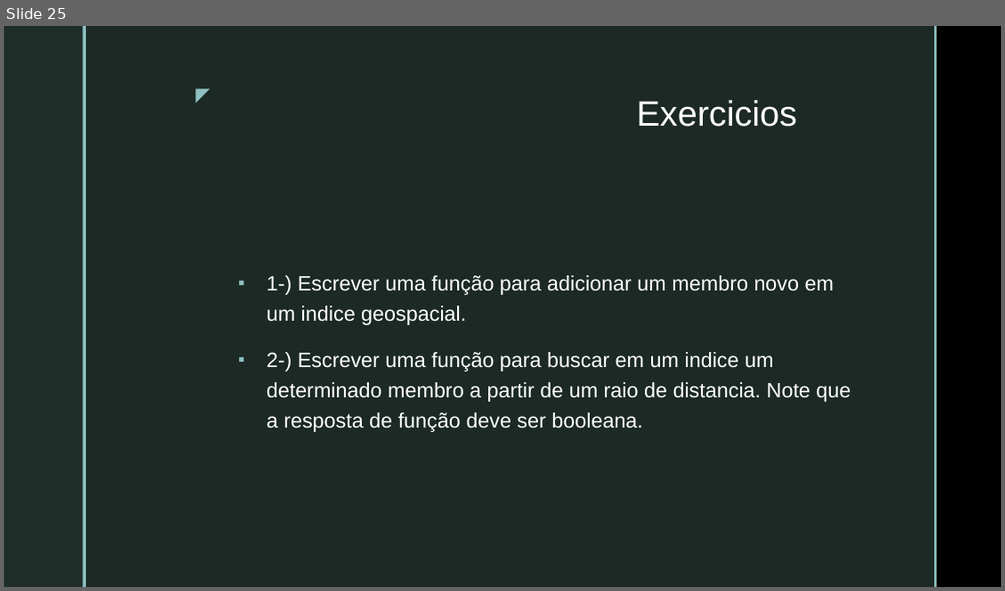
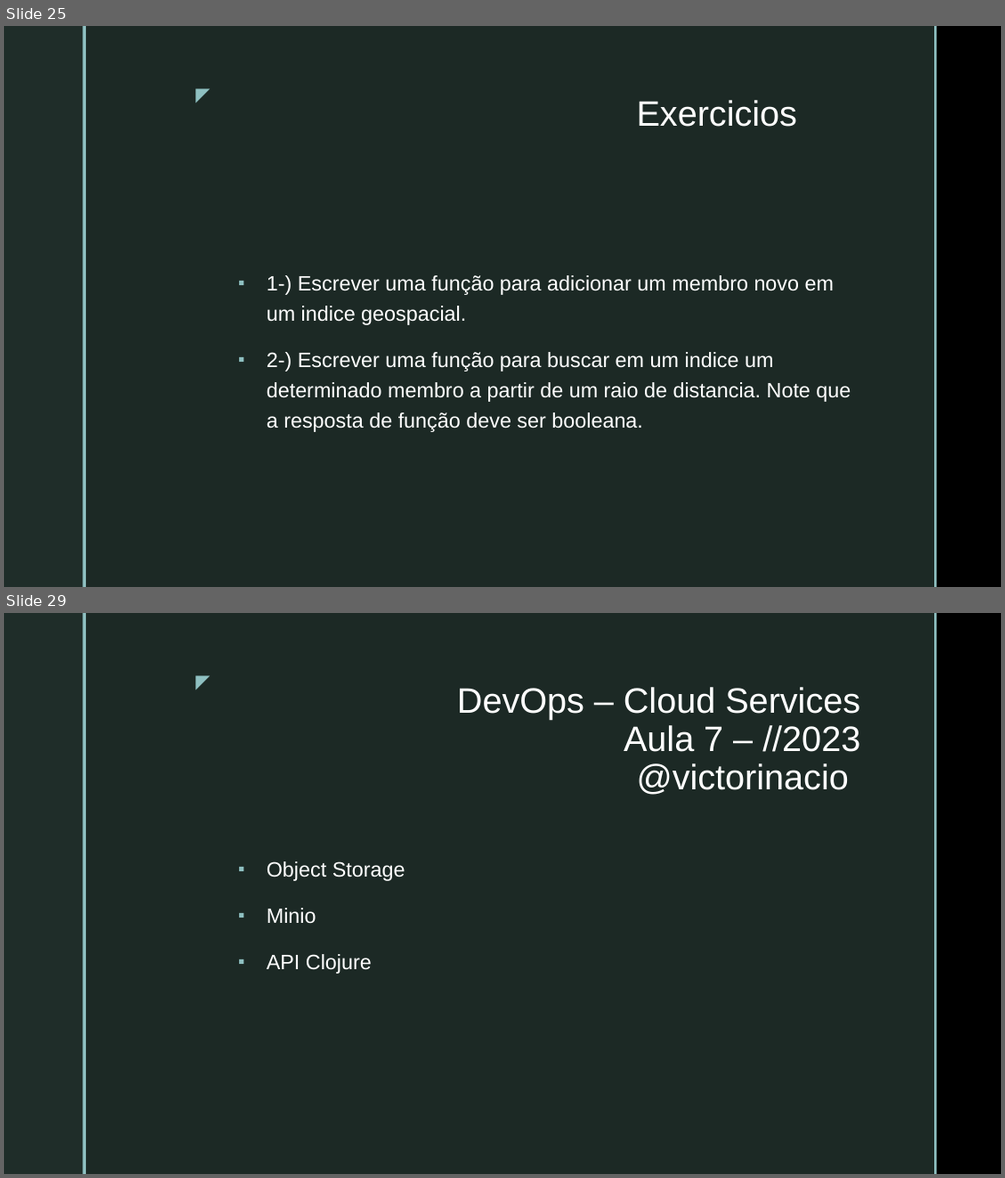
Before and after one commit to VictorInacio/curso-clojure-mybank, a slide deck: doc/NUBOOT-MOD4-DEVOPS-SERVICES.pptx. Shown one above the other, each under a label of ours: slide 25 before the commit, slides 25 and 29 after it; the slides between them are not shown. The pictures are 1005x591 and 1005x1178 pixels, drawn with LibreOffice and Linux fonts; fonts in the diff are those of the drawing; background and template pictures are left out. Boxes give left, top, right and bottom in pixels: in the first picture for what was removed or moved away, otherwise in the second. Text is boxed around its words. In the diff, an @@ line names an element or a change of style, - is before the commit and + after.

Commit message:
Aula 7 - Deps and minio client

```diff
--- a/doc/NUBOOT-MOD4-DEVOPS-SERVICES.pptx
+++ b/doc/NUBOOT-MOD4-DEVOPS-SERVICES.pptx
@@ slide 29 added at (4, 613, 1001, 1174), background picture (left out); not listed: 5 template elements that a slide beside it also shows @@
@@ title added at (457, 687, 860, 795), 34 pt, text #FFFFFF @@
+DevOps – Cloud Services
+Aula 7 – //2023
+@victorinacio
@@ text added at (267, 861, 405, 973), 20 pt, text #FFFFFF @@
+▪ Object Storage
+▪ Minio
+▪ API Clojure
```
Also in this commit, not shown: 1 slide changed, 5 other slides added, 2 other files.
